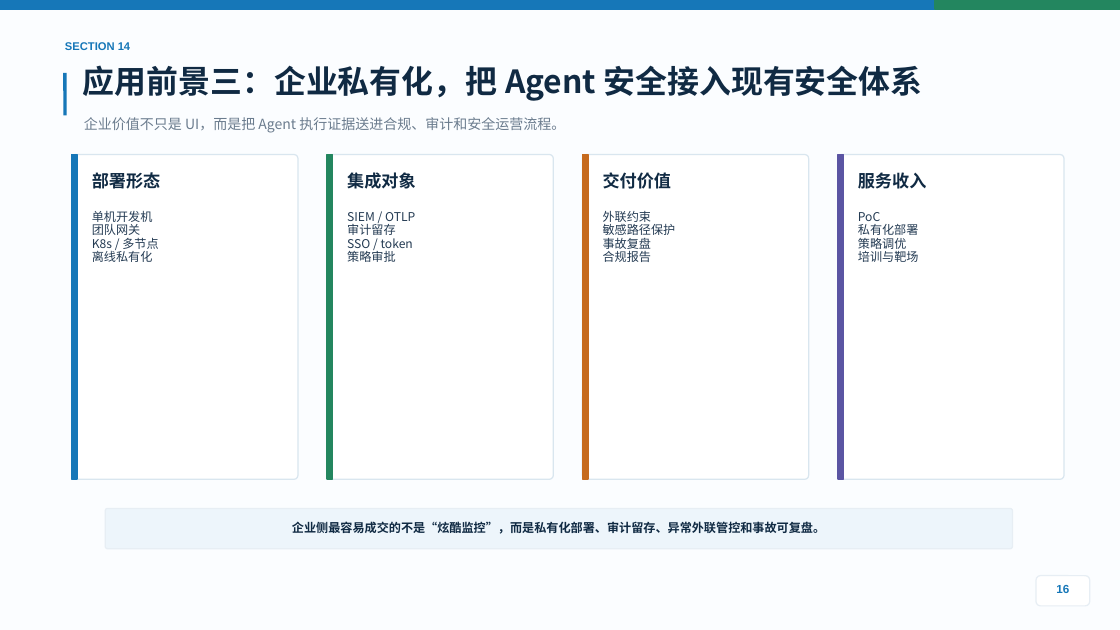
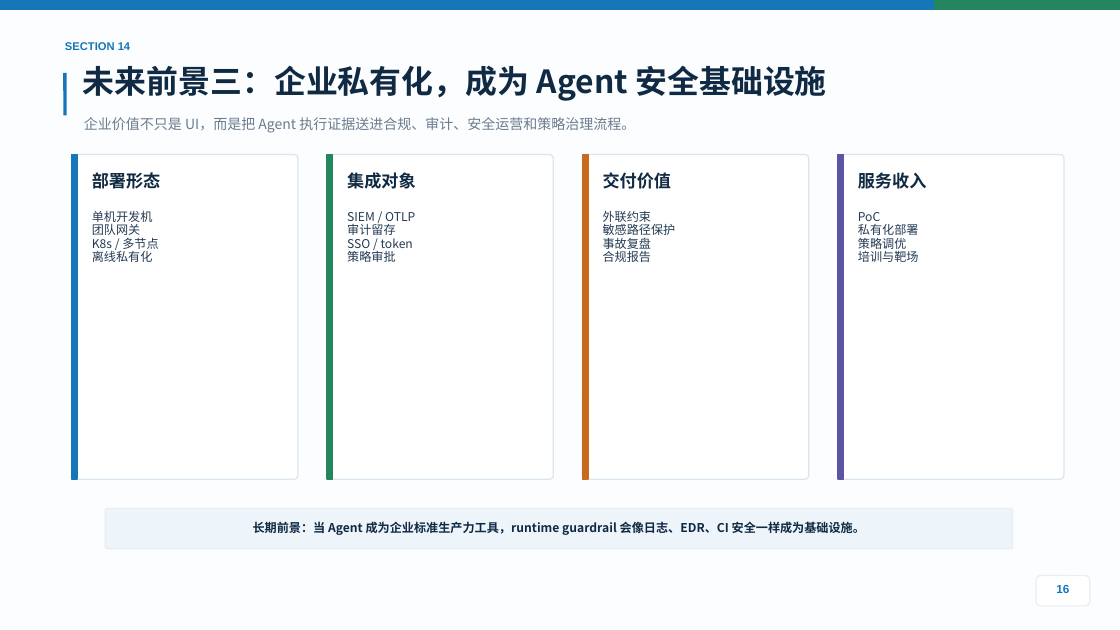
Before and after one commit to stevessr/agent-ebpf-filter, a slide deck: slide 16 of docs/competition/2026-guochuang/output/final/Agent-eBPF-Filter-项目答辩路演PPT-浅色优化版.pptx. Drawn at 1120x630 pixels with LibreOffice and Linux fonts; fonts in the diff are those of the drawing. Boxes give left, top, right and bottom in pixels: in the first picture for what was removed or moved away, otherwise in the second. Text is boxed around its words. In the diff, an @@ line names an element or a change of style, - is before the commit and + after.

Commit message:
优化项目答辩PPT内容，调整技术深度与未来前景的表达，更新相关图像和代码证据

```diff
--- a/docs/competition/2026-guochuang/output/final/Agent-eBPF-Filter-项目答辩路演PPT-浅色优化版.pptx
+++ b/docs/competition/2026-guochuang/output/final/Agent-eBPF-Filter-项目答辩路演PPT-浅色优化版.pptx
@@ text at (x1=83, y1=65, x2=827, y2=101): text changed @@
-应用前景三：企业私有化，把 Agent 安全接入现有安全体系
+未来前景三：企业私有化，成为 Agent 安全基础设施
@@ text at (x1=84, y1=117, x2=635, y2=133): text changed @@
-企业价值不只是 UI，而是把 Agent 执行证据送进合规、审计和安全运营流程。
+企业价值不只是 UI，而是把 Agent 执行证据送进合规、审计、安全运营和策略治理流程。
@@ text at (x1=253, y1=521, x2=865, y2=535): text changed @@
-企业侧最容易成交的不是“炫酷监控”，而是私有化部署、审计留存、异常外联管控和事故可复盘。
+长期前景：当 Agent 成为企业标准生产力工具，runtime guardrail 会像日志、EDR、CI 安全一样成为基础设施。
```
Also in this commit, not shown: 5 other slides changed, 13 other files.
